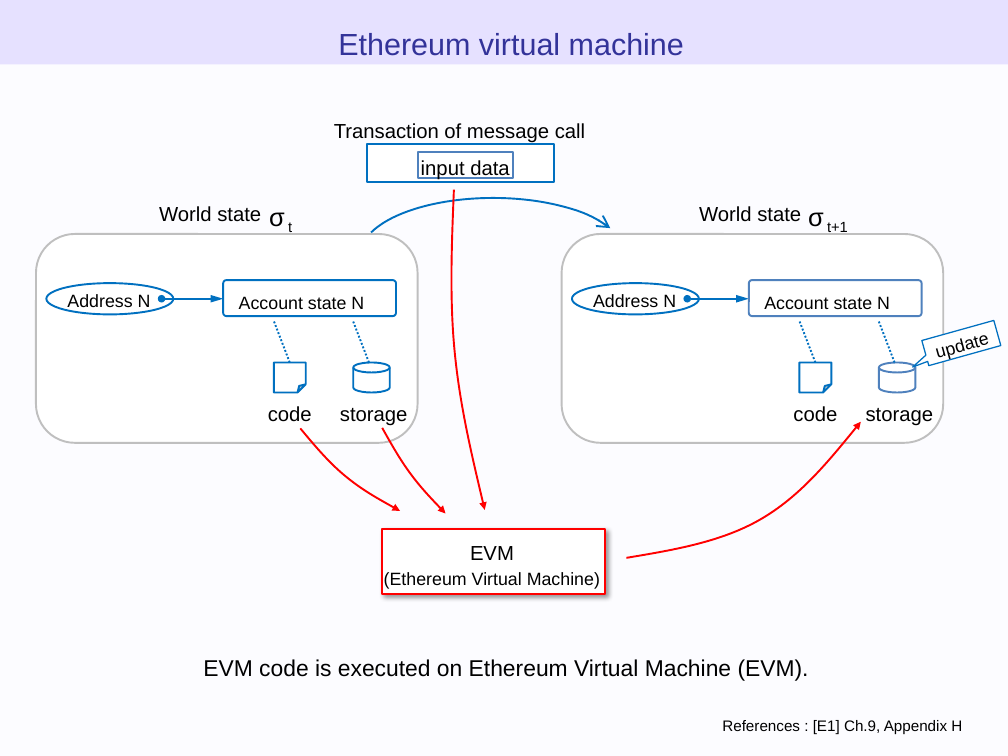
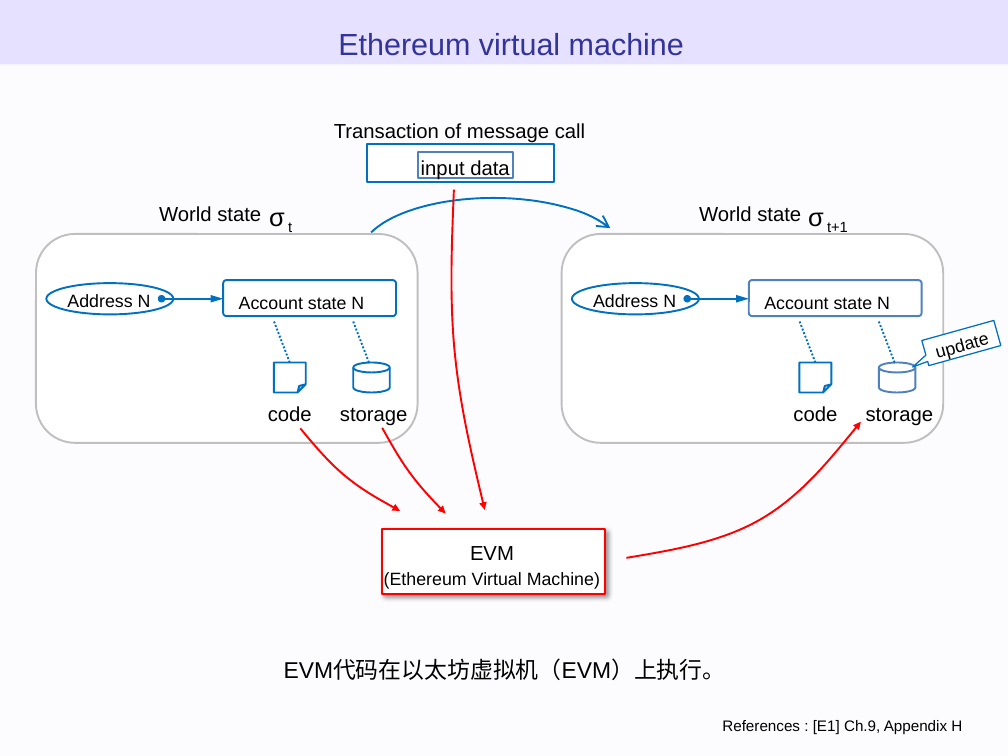
Before and after one commit to WTNO/Evm_Js_Learning, a slide deck: slide 46 of ethereum_evm_illustrated - 翻译.pptx. Drawn at 1008x756 pixels with LibreOffice and Linux fonts; fonts in the diff are those of the drawing. Boxes give left, top, right and bottom in pixels: in the first picture for what was removed or moved away, otherwise in the second. Text is boxed around its words. In the diff, an @@ line names an element or a change of style, - is before the commit and + after.

Commit message:
以太坊虚拟机图示 - Virtual machine -EVM

```diff
--- a/ethereum_evm_illustrated - 翻译.pptx
+++ b/ethereum_evm_illustrated - 翻译.pptx
@@ text at (x1=284, y1=660, x2=726, y2=680): text changed @@
-EVM code is executed on Ethereum Virtual Machine (EVM).
+EVM代码在以太坊虚拟机（EVM）上执行。
```
Also in this commit, not shown: 7 other slides changed, 1 other file.
